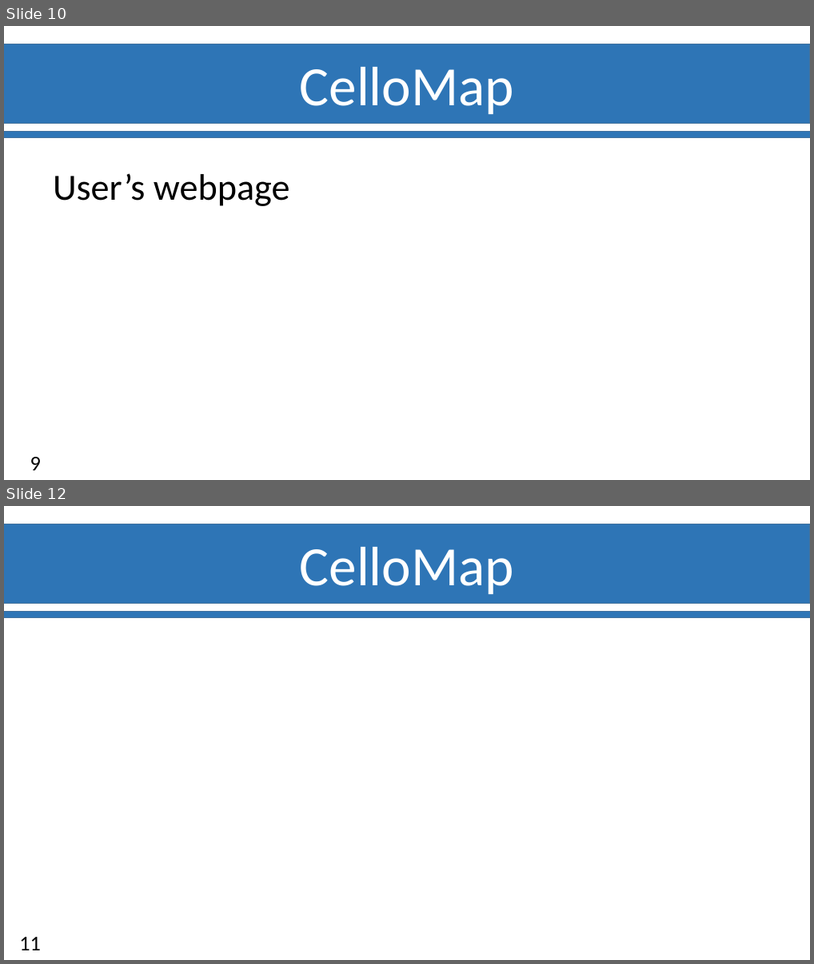
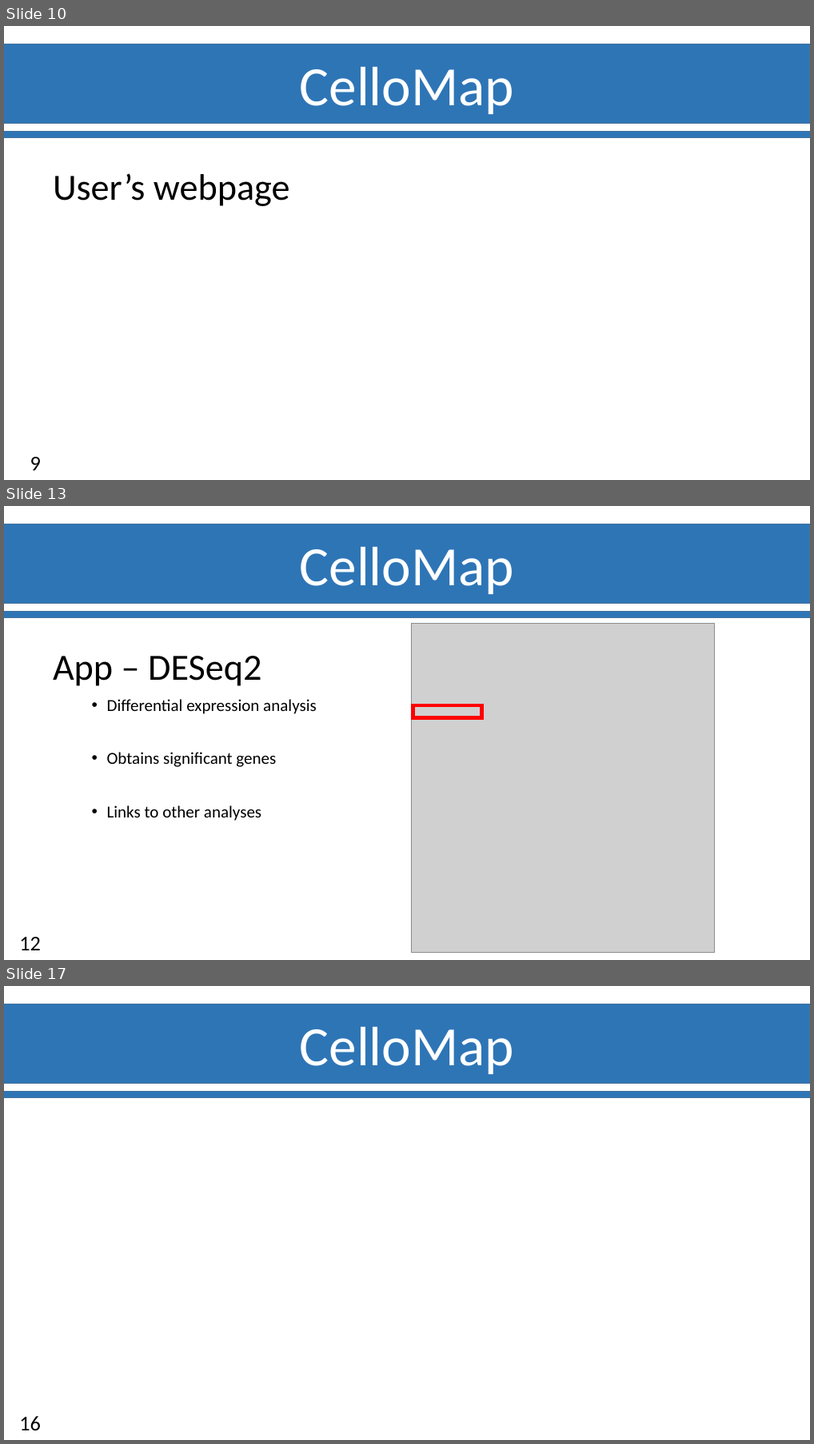
Before and after one commit to Ylefol/projet-INSERM_V5, a slide deck: Slides/Soutenance_Final.pptx. Shown one above the other, each under a label of ours: slides 10 and 12 before the commit, slides 10, 13 and 17 after it; the slides between them are not shown. The pictures are 814x964 and 814x1444 pixels, drawn with LibreOffice and Linux fonts; fonts in the diff are those of the drawing; grey boxes stand for pictures; background and template pictures are left out. Boxes give left, top, right and bottom in pixels: in the first picture for what was removed or moved away, otherwise in the second. Text is boxed around its words. In the diff, an @@ line names an element or a change of style, - is before the commit and + after.

```diff
--- a/Slides/Soutenance_Final.pptx
+++ b/Slides/Soutenance_Final.pptx
@@ slide 13 added at bbox=[4, 506, 810, 960], background #FFFFFF; not listed: 3 template elements that a slide beside it also shows @@
@@ picture added at bbox=[411, 624, 715, 952] @@
@@ text added at bbox=[53, 656, 262, 686], 44 pt, text #000000 @@
+App – DESeq2
@@ text added at bbox=[107, 699, 317, 820], 20 pt, text #000000 @@
+• Differential expression analysis
+• Obtains significant genes
+• Links to other analyses
@@ rectangle added at bbox=[413, 705, 482, 717], outline #FF0000 4.5 pt @@
@@ page number added at bbox=[19, 936, 41, 950], 25 pt, text #000000 @@
+12
@@ what was slide 12 is now slide 17 @@
@@ page number at bbox=[19, 1416, 41, 1430]: text changed @@
-11
+16
```
Also in this commit, not shown: 5 other slides added, 1 slide removed.
